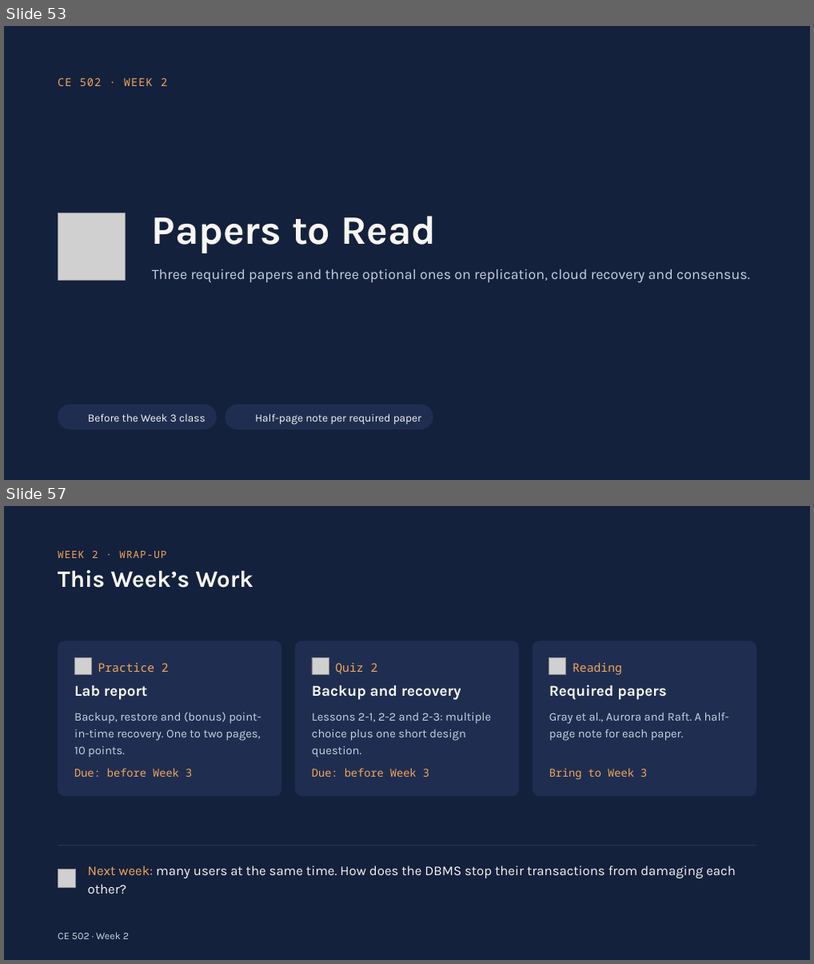
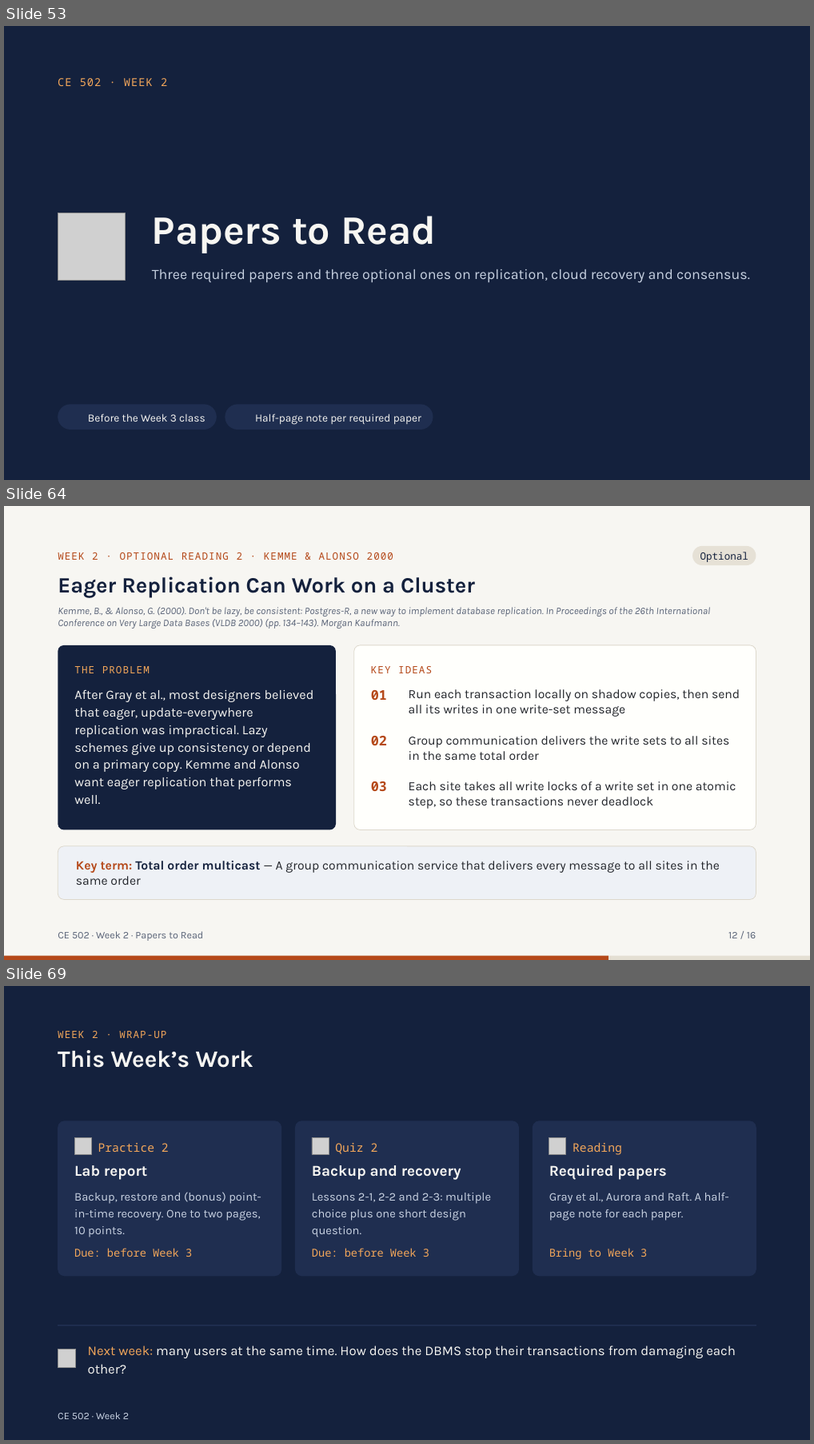
Before and after one commit to afnhsn-ibu/ce502-db, a slide deck: docs/slides/CE502_W02_Backup_Recovery_Replication.pptx. Shown one above the other, each under a label of ours: slides 53 and 57 before the commit, slides 53, 64 and 69 after it; the slides between them are not shown. The pictures are 814x964 and 814x1444 pixels, drawn with LibreOffice and Linux fonts; fonts in the diff are those of the drawing; grey boxes stand for pictures; background and template pictures are left out. Boxes give left, top, right and bottom in pixels: in the first picture for what was removed or moved away, otherwise in the second. Text is boxed around its words. In the diff, an @@ line names an element or a change of style, - is before the commit and + after.

Commit message:
Add reading summaries for all 69 papers; republish weeks 1-5 decks
tools/reading_summaries holds the summary text (w01-w12.json), a checker,
the CE 502-style slide builder and the merge scripts. The weeks 1-5 decks
and PDFs now include two slides per paper in Papers to Read, and the week
and papers pages point to them.

```diff
--- a/docs/slides/CE502_W02_Backup_Recovery_Replication.pptx
+++ b/docs/slides/CE502_W02_Backup_Recovery_Replication.pptx
@@ slide 64 added at <box>4,506,810,960</box>, background #F7F6F2 @@
@@ text added at <box>58,552,394,560</box>, 12 pt, text #B5491A @@
+WEEK 2 · OPTIONAL READING 2 · KEMME & ALONSO 2000
@@ rounded rectangle added at <box>693,546,757,565</box>, fill #E6E1D6 @@
@@ text added at <box>701,552,749,562</box>, 12 pt, text #14213D @@
+Optional
@@ text added at <box>58,576,475,598</box>, 26 pt, text #14213D, bold @@
+Eager Replication Can Work on a Cluster
@@ text added at <box>58,607,711,628</box>, 12 pt, text #5A6478, italic @@
+Kemme, B., & Alonso, G. (2000). Don't be lazy, be consistent: Postgres-R, a new way to implement database replication. In Proceedings of the 26th International Conference on Very Large Data Bases (VLDB 2000) (pp. 134–143). Morgan Kaufmann.
@@ rounded rectangle added at <box>58,645,336,830</box>, fill #14213D @@
@@ rounded rectangle added at <box>354,645,757,830</box>, fill #FFFFFC, outline #DDD8CC 0.75 pt @@
@@ text added at <box>74,666,150,673</box>, 12 pt, text #F2A65A @@
+THE PROBLEM
@@ text added at <box>371,666,432,673</box>, 12 pt, text #B5491A @@
+KEY IDEAS
@@ text added at <box>74,690,314,804</box>, 15.5 pt, text #F7F6F2 @@
+After Gray et al., most designers believed that eager, update-everywhere replication was impractical. Lazy schemes give up consistency or depend on a primary copy. Kemme and Alonso want eager replication that performs well.
@@ text added at <box>371,690,387,700</box>, 16 pt, text #B5491A, bold @@
+01
@@ text added at <box>409,689,740,716</box>, 15 pt, text #22252B @@
+Run each transaction locally on shadow copies, then send all its writes in one write-set message
@@ text added at <box>371,736,387,745</box>, 16 pt, text #B5491A, bold @@
+02
@@ text added at <box>409,736,730,760</box>, 15 pt, text #22252B @@
+Group communication delivers the write sets to all sites in the same total order
@@ text added at <box>371,781,387,791</box>, 16 pt, text #B5491A, bold @@
+03
@@ text added at <box>409,781,737,808</box>, 15 pt, text #22252B @@
+Each site takes all write locks of a write set in one atomic step, so these transactions never deadlock
@@ rounded rectangle added at <box>58,846,757,900</box>, fill #EEF1F6, outline #DDD8CC 0.75 pt @@
@@ text added at <box>76,860,719,884</box>, 15 pt, text #22252B @@
+Key term: Total order multicast — A group communication service that delivers every message to all sites in the same order
@@ text added at <box>58,931,204,940</box>, 12 pt, text #5A6478 @@
+CE 502 · Week 2 · Papers to Read
@@ text added at <box>729,932,756,938</box>, 12 pt, text #5A6478 @@
+12 / 16
@@ rectangle added at <box>4,956,810,960</box>, fill #E4DFD3 @@
@@ rectangle added at <box>4,956,609,960</box>, fill #B5491A @@
@@ what was slide 57 is now slide 69 @@
```
Also in this commit, not shown: 3 slides changed, 11 other slides added, 46 other files.
